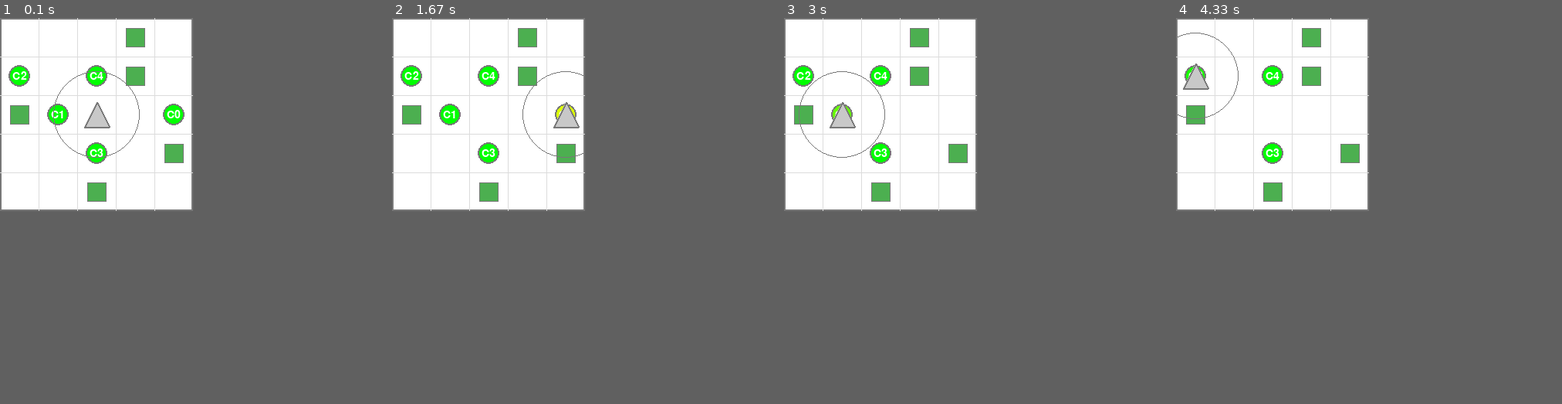
Above: before the commit, frames 1-4 (left to right).
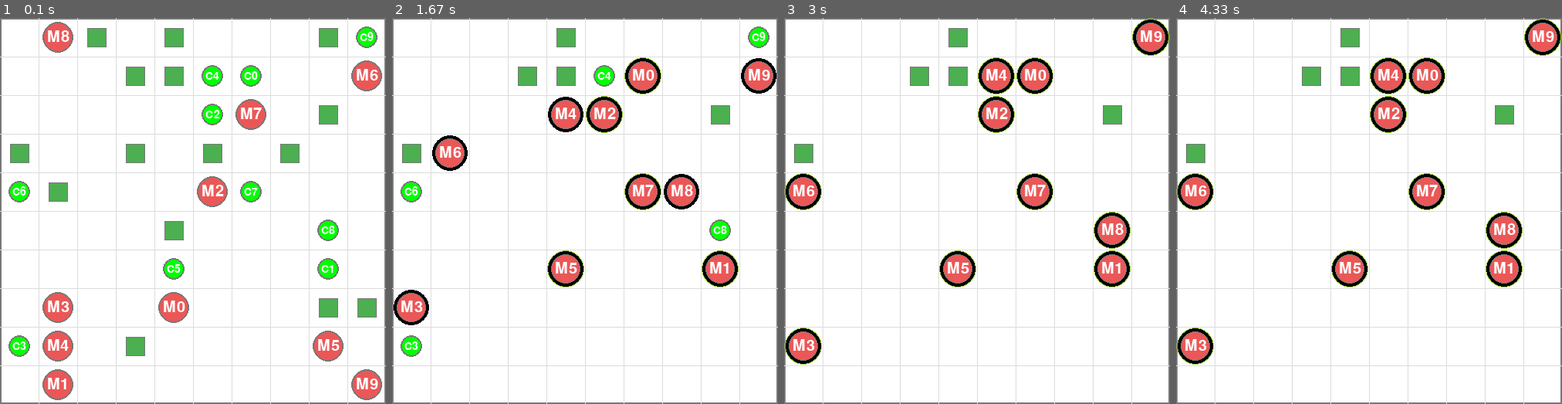
Above: after the commit, the same moments.

Repository: boannas/Senior_thesis
Game: pygame game, started from run_gridworld.py
The game is run twice, just before and just after one commit, with the same random seed, the same clock (stepped at 60 frames per second) and the same inputs.
Inputs:
- Up to frame 1 (0.1 s): no input
- Up to frame 2 (1.67 s): no input
- Up to frame 3 (3 s): no input
- Up to frame 4 (4.33 s): no input
In our replay, the window is 250x250 before the commit and 500x500 after it. These sizes can differ from the game's own. Grey fills any space a smaller window leaves; there, only what the larger window draws over its background counts as a difference.

The runs differ from the first frame. In frame 1, 17% of the frame differs, in the area x 0-100%, y 0-100%; in frame 2, 15%; in frame 3, 14%; in frame 4, 14%.

Commit message:
Sanity check done!
Mother agent + food + child + simple threat

All agent without implement state or mechanism yet, done with world, visualize and Agent's core

Diff:
--- a/base.yaml
+++ b/base.yaml
@@ -2,13 +2,13 @@
 # World configuration file
 # ==================================================================================
 simulation:
-  dt: 0.1
+  dt: .1
   fps: 30   # Frames per second for rendering
   seed: 42  # Random seed for reproducibility
 
 grid:
-  width: 5
-  height: 5
+  width: 10
+  height: 10
   cell_px: 50
 
 colors:
--- a/core/agents.py
+++ b/core/agents.py
@@ -15,17 +15,6 @@
 
         # --- Physiological states ---
         self.energy = energy  # Energy level
-
-    def move(self, dx, dy):
-        if self.is_alive():
-            self.x = max(0, min(self.grid_w - 1, self.x + dx))
-            self.y = max(0, min(self.grid_h - 1, self.y + dy))
-        else:
-            pass
-
-    # def get_position(self):
-    #     """Return current position as (x, y) tuple"""
-    #     return (self.x, self.y)
 
     def Manhattan_distance_to(self, other_x, other_y):
         """Calculate Manhattan distance to another position"""
@@ -53,7 +42,7 @@
                 continue
 
             dist = self.Manhattan_distance_to(e.x, e.y)
-            if dist > perception_range: # Out of range
+            if dist > perception_range: # Out of perception range
                 continue
 
             # Food
@@ -97,11 +86,14 @@
         super().__init__(x, y, grid_w, grid_h, hp, energy, agent_type="mother")
         self.id = mother_id
         self.child = None  # Reference to carried child agent
+        self.pick_food = False
 
     def set_child(self, child_agent):
         """Set the child agent being carried by mother"""
         self.child = child_agent
 
+    def picking_food(self, picking: bool):
+        self.pick_food = picking
 
 class ChildAgent(Agent):
     """Child agent - can be carried by mother"""
--- a/core/world.py
+++ b/core/world.py
@@ -1,6 +1,7 @@
 import random
 from core.agents import ChildAgent, MotherAgent, ThreatAgent
 from core.entities import Food
+from func.function_code import astar
 
 class World:
     def __init__(self, grid_w, grid_h, mother_starts=None, child_start=None,
@@ -17,7 +18,7 @@
         self.threats = []
 
         # 8-directions + stay
-        self.RANDOM_MOVES = [(1,0),(-1,0),(0,1),(0,-1),(1,1),(1,-1),(-1,1),(-1,-1)]
+        self.RANDOM_MOVES = [(0,0), (1,0),(-1,0),(0,1),(0,-1),(1,1),(1,-1),(-1,1),(-1,-1)]
 
         # Create mother agents
         for i, (mx, my) in enumerate(mother_starts):
@@ -108,104 +109,190 @@
 
     #     self.resolve_and_apply_moves(self.mothers, proposal
 
+    # def mother_decision(self):
+    #     perception_range = 100
+    #     proposals = {}
+    #     occupied_now = {(m.x, m.y) for m in self.mothers}
+
+    #     mother_receive = self.foods + self.mothers + self.children + self.threats
+
+    #     for mother in self.mothers:
+    #         food_perceived, agents_perceived = mother.scan_perception(
+    #             mother_receive, perception_range=perception_range
+    #         )
+
+    #         # choose goal
+    #         goal = None
+    #         target_food = None
+
+    #         if food_perceived:
+    #             food_perceived.sort(key=lambda t: t[1])
+    #             target_food = food_perceived[0][0]
+    #             goal = (target_food.x, target_food.y)
+    #         else:
+    #             child = mother.child
+    #             if child is None:
+    #                 proposals[mother] = (mother.x, mother.y)
+    #                 continue
+    #             if child.is_carried:
+    #                 proposals[mother] = (mother.x, mother.y)
+    #                 child.x, child.y = mother.x, mother.y
+    #                 continue
+    #             goal = (child.x, child.y)
+
+    #         if goal is None:
+    #             # nx, ny = mother.x, mother.y
+    #             continue
+
+    #         # dynamic obstacles: other mothers (not self)
+    #         blocked = {(m.x, m.y) for m in self.mothers if m is not mother}
+
+    #         path = astar(
+    #             start=(mother.x, mother.y),
+    #             goal=goal,
+    #             grid_w=self.grid_w,
+    #             grid_h=self.grid_h,
+    #             blocked=blocked,
+    #             moves_8=True
+    #         )
+    #         print(path)
+    #         if path is None or len(path) < 2:
+    #             # fallback: your local best_step
+    #             nx, ny = self.best_step(mother, goal, occupied_now)
+    #         else:
+    #             nx, ny = path[1]  # next step
+
+    #             # if next step is occupied RIGHT NOW (rare due to blocked), fallback
+    #             if (nx, ny) in occupied_now and (nx, ny) != (mother.x, mother.y):
+    #                 nx, ny = self.best_step(mother, goal, occupied_now)
+
+    #         proposals[mother] = (nx, ny)
+    #         child = mother.child
+
+    #         # if reached food -> collect
+    #         if target_food is not None and (nx, ny) == (target_food.x, target_food.y) and not target_food.collected:
+    #             target_food.collect()
+
+    #         # if reached child -> carry
+    #         elif child is not None and (nx, ny) == (child.x, child.y) and not food_perceived:
+    #             child.set_carried(True)
+    #             # child.x, child.y = nx, ny
+
+
+
+    #     self.resolve_and_apply_moves(self.mothers, proposals)
+
     def mother_decision(self):
         perception_range = 100
         proposals = {}
         occupied_now = {(m.x, m.y) for m in self.mothers}
-
         mother_receive = self.foods + self.mothers + self.children + self.threats
 
+        # store intended target per mother (optional but helpful)
+        intended_food = {}   # mother -> Food
+        intended_child = set()
+
         for mother in self.mothers:
-            food_perceived, agents_perceived = mother.scan_perception(
-                mother_receive, perception_range=perception_range
-            )
-
-            # choose goal
+            food_perceived, _ = mother.scan_perception(mother_receive, perception_range=perception_range)
+
             goal = None
             target_food = None
-
-            if food_perceived:
+            child = mother.child
+
+            if food_perceived and not mother.pick_food:
                 food_perceived.sort(key=lambda t: t[1])
                 target_food = food_perceived[0][0]
                 goal = (target_food.x, target_food.y)
+                intended_food[mother] = target_food
             else:
-                child = mother.child
-            #     if child is not None and not child.is_carried:
-            #         goal = (child.x, child.y)
-
-            #     else :
-            #         proposals[mother] =(mother.x, mother.y)
-            #         child.x, child.y = mother.x, mother.y
-
-            #         continue
-
-                if child is None:
+                if child is None or child.is_carried:
                     proposals[mother] = (mother.x, mother.y)
+                    # goal = (0.0, 0.0)
                     continue
-                if child.is_carried:
-                    proposals[mother] = (mother.x, mother.y)
-                    child.x, child.y = mother.x, mother.y
-                    continue
-                goal = (child.x, child.y)
+                elif child.is_alive():
+                    goal = (child.x, child.y)
+                    intended_child.add(mother)
+
+            # print(mother.id, goal)
 
             if goal is None:
-                # nx, ny = mother.x, mother.y
+                valid_moves = []
+                # proposals[mother] = (mother.x, mother.y)
+                for dx, dy in self.RANDOM_MOVES:
+                    nx, ny = mother.x + dx, mother.y + dy
+                    if self.in_bounds(nx, ny):
+                        valid_moves.append((nx, ny))
+
+                proposals[mother] = random.choice(valid_moves) if valid_moves else (mother.x, mother.y)
+                # print(proposals[mother])
                 continue
 
-            # dynamic obstacles: other mothers (not self)
+            # BLOCK other mothers + other children (prevents camping on чужие дети)
             blocked = {(m.x, m.y) for m in self.mothers if m is not mother}
-
-            path = astar(
-                start=(mother.x, mother.y),
-                goal=goal,
-                grid_w=self.grid_w,
-                grid_h=self.grid_h,
-                blocked=blocked,
-                moves_8=True
-            )
-            print(path)
+            blocked |= {(c.x, c.y) for c in self.children
+                        if (c is not mother.child) and (not c.is_carried)}
+
+            path = astar((mother.x, mother.y), goal, self.grid_w, self.grid_h, blocked, moves_8=True)
+
             if path is None or len(path) < 2:
-                # fallback: your local best_step
                 nx, ny = self.best_step(mother, goal, occupied_now)
             else:
-                nx, ny = path[1]  # next step
-
-                # if next step is occupied RIGHT NOW (rare due to blocked), fallback
+                nx, ny = path[1]
                 if (nx, ny) in occupied_now and (nx, ny) != (mother.x, mother.y):
                     nx, ny = self.best_step(mother, goal, occupied_now)
 
             proposals[mother] = (nx, ny)
 
-            # if reached child -> carry
+        # 1) apply moves
+        self.resolve_and_apply_moves(self.mothers, proposals)
+
+        # 2) now apply interactions using REAL positions
+        for mother in self.mothers:
+            # food collect
+            f = intended_food.get(mother)
+            if f is not None and (mother.x, mother.y) == (f.x, f.y) and not f.collected:
+                f.collect()
+                mother.picking_food(True)
+
+            # child pickup (only if this mother was going-to-child)
             child = mother.child
-            if child is not None and (nx, ny) == (child.x, child.y) and not food_perceived:
+            if mother in intended_child and child is not None and (mother.x, mother.y) == (child.x, child.y) and child.is_alive():
                 child.set_carried(True)
-                # child.x, child.y = nx, ny
-
-            # if reached food -> collect
-            if target_food is not None and (nx, ny) == (target_food.x, target_food.y) and not target_food.collected:
-                target_food.collect()
-
-        self.resolve_and_apply_moves(self.mothers, proposals)
+
+            # sync carried child position always
+            if child is not None and child.is_carried:
+                child.x, child.y = mother.x, mother.y
+        # print(mother.n_foods)
 
     def resolve_and_apply_moves(self, agents, proposals):
-        """""Resolve movement proposals to avoid collisions and apply valid moves."""
         current = {a: (a.x, a.y) for a in agents}
+
+        def prio(a):
+            # prefer explicit IDs when present; fallback to object id
+            v = getattr(a, "id", None)
+            if v is None:
+                v = getattr(a, "mother_id", None)
+            if v is None:
+                v = getattr(a, "child_id", None)
+            if v is None:
+                return id(a)
+            return v
 
         dest_map = {}
         for a, dest in proposals.items():
             dest_map.setdefault(dest, []).append(a)
 
         blocked = set()
+
+        # 1) destination conflicts
         for dest, claimers in dest_map.items():
             if len(claimers) > 1:
-                winner = random.choice(claimers)    # Can change to deterministic priority later
+                winner = min(claimers, key=prio)
                 for a in claimers:
                     if a is not winner:
                         blocked.add(a)
-                # blocked.update(claimers)
-
-        # block swaps
+
+        # 2) swap conflicts (yield deterministically)
         for a, dest_a in proposals.items():
             if a in blocked:
                 continue
@@ -213,13 +300,19 @@
                 if b is a or b in blocked:
                     continue
                 if dest_a == current[b] and dest_b == current[a]:
-                    blocked.add(a)
-                    blocked.add(b)
-
+                    winner = min([a, b], key=prio)
+                    loser = b if winner is a else a
+                    blocked.add(loser)
+
+        # 3) apply moves
         occupied = set(current.values())
         for a, (nx, ny) in proposals.items():
             if a in blocked:
                 continue
+
+            nx = max(0, min(self.grid_w - 1, nx))
+            ny = max(0, min(self.grid_h - 1, ny))
+
             if (nx, ny) in occupied and (nx, ny) != current[a]:
                 continue
             occupied.discard(current[a])
@@ -229,7 +322,7 @@
 
     def threat_decision(self):
         perception_range = 2
-        avoid_range = 1
+        avoid_range = 2
         proposals = {}
 
         # Entities and agent - Threat received (mother + child) not care other threats & food
@@ -327,70 +420,5 @@
         # print([mother.x, mother.y], candidates , min(candidates))
         return min(candidates, key=score)
 
-
-import heapq
-import math
-
-def octile_heuristic(a, b):
-    # good for 8-neighbor grids
-    (x1, y1), (x2, y2) = a, b
-    dx, dy = abs(x1 - x2), abs(y1 - y2)
-    # diagonal cost ~ sqrt(2), straight cost 1
-    return (dx + dy) + (math.sqrt(2) - 2) * min(dx, dy)
-
-def astar(start, goal, grid_w, grid_h, blocked, moves_8=True):
-    if start == goal:
-        return [start]
-
-    if moves_8:
-        nbrs = [(1,0),(-1,0),(0,1),(0,-1),(1,1),(1,-1),(-1,1),(-1,-1)]
-        def step_cost(dx, dy):  # diagonal costs more
-            return math.sqrt(2) if dx != 0 and dy != 0 else 1.0
-        h = octile_heuristic
-    else:
-        nbrs = [(1,0),(-1,0),(0,1),(0,-1)]
-        def step_cost(dx, dy):
-            return 1.0
-        h = lambda a, b: abs(a[0]-b[0]) + abs(a[1]-b[1])
-
-    open_heap = []
-    heapq.heappush(open_heap, (h(start, goal), 0.0, start))
-    came_from = {}
-    gscore = {start: 0.0}
-    closed = set()
-
-    while open_heap:
-        _, g, cur = heapq.heappop(open_heap)
-        if cur in closed:
-            continue
-        closed.add(cur)
-
-        if cur == goal:
-            # reconstruct
-            path = [cur]
-            while cur in came_from:
-                cur = came_from[cur]
-                path.append(cur)
-            path.reverse()
-            return path
-
-        cx, cy = cur
-        for dx, dy in nbrs:
-            nx, ny = cx + dx, cy + dy
-            if not (0 <= nx < grid_w and 0 <= ny < grid_h):
-                continue
-
-            nxt = (nx, ny)
-
-            # blocked cells are not allowed EXCEPT goal
-            if nxt in blocked and nxt != goal:
-                continue
-
-            ng = g + step_cost(dx, dy)
-            if ng < gscore.get(nxt, float("inf")):
-                gscore[nxt] = ng
-                came_from[nxt] = cur
-                f = ng + h(nxt, goal)
-                heapq.heappush(open_heap, (f, ng, nxt))
-
-    return None  # no path
+    def in_bounds(self, x, y):
+        return 0 <= x < self.grid_w and 0 <= y < self.grid_h
--- a/func/function_code.py
+++ b/func/function_code.py
@@ -3,6 +3,7 @@
 from pathlib import Path
 import pygame
 import math
+import heapq
 
 def load_config(path: str) -> dict:
     # sensible defaults (used if yaml omits a field)
@@ -39,8 +40,10 @@
         deep_merge(cfg, user)
     return cfg
 
-
+# ===================================================================
 # -------- Rendering --------
+# ===================================================================
+
 def draw_grid(surface, grid_w, grid_h, cell_px, bg, grid_color, outline):
     surface.fill(bg)
     pygame.draw.rect(surface, outline, (0, 0, grid_w * cell_px, grid_h * cell_px), width=2)
@@ -65,14 +68,14 @@
     text_rect = text_surface.get_rect(center=(cx, cy))
     surface.blit(text_surface, text_rect)
 
+    # Child Carried
     if mother.child is not None and mother.child.is_carried:
-        pygame.draw.circle(surface, (154, 205, 50), (cx, cy), r + 4, width=6)
+        pygame.draw.circle(surface, (154, 205, 50), (cx, cy), r + 4, width= 4)
         # pygame.draw.circle(surface, outline_color, (cx, cy), r + 4, width=1)
 
-
-
-
-# =======================================================================================================
+    if mother.pick_food:
+        pygame.draw.circle(surface, (0,0,0), (cx, cy), r + 3, width=4)
+
 def draw_child(surface, child, cell_px, child_color, outline_color, label="C"):
     """Draw child agent"""
 
@@ -108,7 +111,7 @@
     pygame.draw.rect(surface, food_color, rect)
     pygame.draw.rect(surface, outline_color, rect, width=1)
 
-def draw_threat(surface, threat, cell_px, threat_color, outline_color):
+def draw_threat(surface, threat, cell_px, threat_color, outline_color, perception_range):
     """Draw threat entity"""
     cx = threat.x * cell_px + cell_px // 2
     cy = threat.y * cell_px + cell_px // 2
@@ -123,8 +126,8 @@
     pygame.draw.polygon(surface, outline_color, points, width=2)
 
     # # Draw perception range (dashed circle)
-    perception_r = r + 40
-    pygame.draw.circle(surface, outline_color, (cx, cy), int(perception_r), width=1, )
+    perception_r = r + perception_range
+    pygame.draw.circle(surface, outline_color, (cx, cy), int(perception_r), width=1)
 
 # def draw_nest(surface, nest, cell_px, nest_color, outline_color):
 #     """Draw nest entity"""
@@ -136,7 +139,6 @@
 #     # Draw inner circle for nest pattern
 #     inner_r = r
 #     pygame.draw.circle(surface, outline_color, (cx, cy), inner_r, width=1)
-
 
 def intensity_to_color(value, vmin=0, vmax=100):
     value = max(vmin, min(vmax, value))
@@ -154,11 +156,13 @@
     return (r, g, b)
 
 
-def random_positions(n, grid_w, grid_h):
-    return [[random.randint(0, grid_w - 1),
-             random.randint(0, grid_h - 1)]
-            for _ in range(n)]
-
+# ===================================================================
+
+
+
+# ===================================================================
+# Initialize
+# ===================================================================
 
 def random_unique_positions(n, grid_w, grid_h, occupied=None):
     """
@@ -177,3 +181,72 @@
     occupied.update(chosen)
 
     return [[x, y] for x, y in chosen], occupied
+
+
+
+# ===================================================================
+# Path planning
+# ===================================================================
+
+def octile_heuristic(a, b):
+    (x1, y1), (x2, y2) = a, b
+    dx, dy = abs(x1 - x2), abs(y1 - y2)
+    # diagonal cost ~ sqrt(2), straight cost 1
+    return (dx + dy) + (math.sqrt(2) - 2) * min(dx, dy)
+
+def astar(start, goal, grid_w, grid_h, blocked, moves_8=True):
+    if start == goal:
+        return [start]
+
+    if moves_8:
+        nbrs = [(1,0),(-1,0),(0,1),(0,-1),(1,1),(1,-1),(-1,1),(-1,-1)]
+        def step_cost(dx, dy):  # diagonal costs more
+            return math.sqrt(2) if dx != 0 and dy != 0 else 1.0
+        h = octile_heuristic
+    else:
+        nbrs = [(1,0),(-1,0),(0,1),(0,-1)]
+        def step_cost(dx, dy):
+            return 1.0
+        h = lambda a, b: abs(a[0]-b[0]) + abs(a[1]-b[1])
+
+    open_heap = []
+    heapq.heappush(open_heap, (h(start, goal), 0.0, start))
+    came_from = {}
+    gscore = {start: 0.0}
+    closed = set()
+
+    while open_heap:
+        _, g, cur = heapq.heappop(open_heap)
+        if cur in closed:
+            continue
+        closed.add(cur)
+
+        if cur == goal:
+            # reconstruct
+            path = [cur]
+            while cur in came_from:
+                cur = came_from[cur]
+                path.append(cur)
+            path.reverse()
+            return path
+
+        cx, cy = cur
+        for dx, dy in nbrs:
+            nx, ny = cx + dx, cy + dy
+            if not (0 <= nx < grid_w and 0 <= ny < grid_h):
+                continue
+
+            nxt = (nx, ny)
+
+            # blocked cells are not allowed EXCEPT goal
+            if nxt in blocked and nxt != goal:
+                continue
+
+            ng = g + step_cost(dx, dy)
+            if ng < gscore.get(nxt, float("inf")):
+                gscore[nxt] = ng
+                came_from[nxt] = cur
+                f = ng + h(nxt, goal)
+                heapq.heappush(open_heap, (f, ng, nxt))
+
+    return None  # no path
--- a/ui/pygame_viewer.py
+++ b/ui/pygame_viewer.py
@@ -11,7 +11,7 @@
 from core.world import World
 from func.function_code import (
     load_config, draw_grid, draw_mother, draw_child,
-    draw_food, draw_threat, random_positions, intensity_to_color, random_unique_positions
+    draw_food, draw_threat, intensity_to_color, random_unique_positions
 )
 
 
@@ -34,21 +34,21 @@
 
     # mother_starts = cfg['mothers']['starts']
     mother_starts, occupied = random_unique_positions(
-        n=0, grid_w=grid_w, grid_h=grid_h, occupied=occupied
+        n=10, grid_w=grid_w, grid_h=grid_h, occupied=occupied
     )
 
     # child_starts = cfg['children']['starts']
     child_starts, occupied = random_unique_positions(
-        n=5, grid_w=grid_w, grid_h=grid_h, occupied=occupied
+        n=10, grid_w=grid_w, grid_h=grid_h, occupied=occupied
     )
 
     threat_starts, occupied = random_unique_positions(
-        n=1, grid_w=grid_w, grid_h=grid_h, occupied=occupied
+        n=0, grid_w=grid_w, grid_h=grid_h, occupied=occupied
     )
     # Entity positions
     # food_positions = cfg["food"].get("positions", [])
     food_positions, occupied = random_unique_positions(
-        n=5, grid_w=grid_w, grid_h=grid_h, occupied=occupied
+        n=15, grid_w=grid_w, grid_h=grid_h, occupied=occupied
     )
 
     # print("food_positions:", food_positions)
@@ -124,7 +124,8 @@
 
         # Draw threat
         for i, t in enumerate(world.threats):
-            draw_threat(screen, t, cell_px, threat_colot, outline_color)
+            percept_range = cell_px * 1
+            draw_threat(screen, t, cell_px, threat_colot, outline_color, perception_range=percept_range)
         # Update display
         pygame.display.flip()
         clock.tick(fps)
